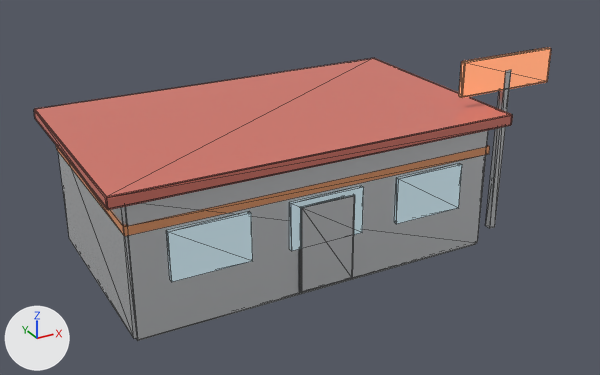
Before and after pictures for a commit that changed the glTF model public/models/diner.glb.
The view is the same before and after, from a 50 mm camera at (-6.76, -13.43, 7.8) aimed at (0.45, -0.32, 1.25). Every picture has the same lights, and +X, +Y and +Z are marked at lower left. The picture after the commit comes second. Mesh edges are drawn as thin lines. Where no turn or scale is listed for an object, it has been applied to the vertices. Vertices at exactly the same position are counted once.

Objects in the first picture: 'Body', 'Door', 'Post', 'Roof', 'Sign', 'Stripe', 'Window_0', 'Window_1', 'Window_2'.
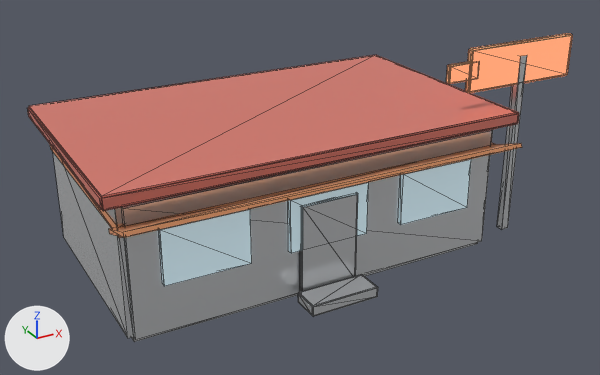
Edits to the bpy script that builds the scene:
```text
Change mat_mat_neon:
    mat_mat_neon.emission_color: (0.546, 0.196, 0.084) -> (0.663, 0.238, 0.102)  # orange #c37a52 -> orange #d5865a
Change me_body:
    remove me_body.from_pydata(...)  # 32 vertices, 60 faces; spans x -3.6..3.6, y -2.1..2.1, z -1.3..1.3
    add me_body.from_pydata(...)  # 32 vertices, 60 faces; spans x -3.7..3.7, y -2.15..2.15, z -1.27..1.27
    me_body part 1: 32 of 32 vertices moved; they spanned x -3.6..3.6, y -2.1..2.1, z -1.3..1.3 and now span x -3.7..3.7, y -2.15..2.15, z -1.27..1.27; mean shift (0.0, 0.0, 0.0)
Change me_post:
    remove me_post.from_pydata(...)  # 8 vertices, 12 faces; spans x -0.07..0.07, y -0.07..0.07, z -1.7..1.7
    add me_post.from_pydata(...)  # 8 vertices, 12 faces; spans x -0.08..0.08, y -0.08..0.08, z -1.85..1.85
    me_post part 2: the whole mesh is scaled about its middle by (1.14, 1.14, 1.09)
Change me_roof:
    remove me_roof.from_pydata(...)  # 32 vertices, 60 faces; spans x -3.9..3.9, y -2.35..2.35, z -0.11..0.11
    add me_roof.from_pydata(...)  # 32 vertices, 60 faces; spans x -4.0..4.0, y -2.43..2.43, z -0.12..0.12
    me_roof part 3: the whole mesh is multiplied about its middle by the matrix ((1.024, 0.0, 0.0), (0.0, 1.029, 0.0), (0.0, 0.0, 1.03))
Change me_sign:
    remove me_sign.from_pydata(...)  # 32 vertices, 60 faces; spans x -1.1..1.1, y -0.06..0.06, z -0.35..0.35
    add me_sign.from_pydata(...)  # 32 vertices, 60 faces; spans x -1.27..1.27, y -0.07..0.07, z -0.43..0.43
    me_sign part 4: the whole mesh is scaled about its middle by (1.15, 1.07, 1.2)
Change me_stripe:
    remove me_stripe.from_pydata(...)  # 8 vertices, 12 faces; spans x -3.61..3.61, y -2.11..2.11, z -0.08..0.08
    add me_stripe.from_pydata(...)  # 8 vertices, 12 faces; spans x -3.71..3.71, y -2.16..2.16, z -0.09..0.09
    me_stripe part 5: the whole mesh is scaled about its middle by (1.03, 1.02, 1.13)
Change me_window_0:
    remove me_window_0.from_pydata(...)  # 8 vertices, 12 faces; spans x -0.725..0.725, y -0.04..0.04, z -0.45..0.45
    add me_window_0.from_pydata(...)  # 8 vertices, 12 faces; spans x -0.775..0.775, y -0.05..0.05, z -0.5..0.5
    me_window_0 part 6: the whole mesh is scaled about its middle by (1.07, 1.25, 1.11)
Change me_window_1:
    remove me_window_1.from_pydata(...)  # 8 vertices, 12 faces; spans x -0.725..0.725, y -0.04..0.04, z -0.45..0.45
    add me_window_1.from_pydata(...)  # 8 vertices, 12 faces; spans x -0.775..0.775, y -0.05..0.05, z -0.5..0.5
    me_window_1 part 7: the whole mesh is scaled about its middle by (1.07, 1.25, 1.11)
Change me_window_2:
    remove me_window_2.from_pydata(...)  # 8 vertices, 12 faces; spans x -0.725..0.725, y -0.04..0.04, z -0.45..0.45
    add me_window_2.from_pydata(...)  # 8 vertices, 12 faces; spans x -0.775..0.775, y -0.05..0.05, z -0.5..0.5
    me_window_2 part 8: the whole mesh is scaled about its middle by (1.07, 1.25, 1.11)
Add me_awning:
    me_awning.from_pydata([(3.8, 0.39, -0.18), (3.8, 0.41, -0.11), (3.8, -0.41, 0.11), (3.8, -0.39, 0.18), (-3.8, 0.39, -0.18), (-3.8, 0.41, -0.11), (-3.8, -0.41, 0.11), (-3.8, -0.39, 0.18)], [], [(0, 1, 3), (0, 3, 2), (2, 3, 7), (2, 7, 6), (6, 7, 5), (6, 5, 4), (4, 5, 1), (4, 1, 0), (2, 6, 4), (2, 4, 0), (7, 3, 1), (7, 1, 5)])
    me_awning.materials.append(mat_mat_stripe)  # orange #e59969
Change ob_body:
    ob_body.location: (0.0, 0.0, 1.3) -> (0.0, 0.0, 1.28)
Change ob_door:
    ob_door.location: (0.0, -2.14, 0.95) -> (0.0, -2.2, 0.98)
Change ob_post:
    ob_post.location: (4.35, -1.55, 1.7) -> (4.55, -1.7, 1.85)
Change ob_roof:
    ob_roof.location: (0.0, 0.0, 2.68) -> (0.0, 0.0, 2.72)
Change ob_sign:
    ob_sign.location: (4.35, -1.55, 3.35) -> (4.55, -1.7, 3.55)
Change ob_stripe:
    ob_stripe.location: (0.0, 0.0, 2.05) -> (0.0, 0.0, 2.08)
Change ob_window_0:
    ob_window_0.location: (2.2, -2.12, 1.45) -> (2.3, -2.18, 1.5)
Change ob_window_1:
    ob_window_1.location: (0.0, -2.12, 1.45) -> (0.0, -2.18, 1.5)
Change ob_window_2:
    ob_window_2.location: (-2.2, -2.12, 1.45) -> (-2.3, -2.18, 1.5)
Add ob_steps:
    ob_steps = bpy.data.objects.new('Steps', me_steps)  # 32 vertices, 60 faces; spans x -0.675..0.675, y -0.275..0.275, z -0.11..0.11; in mat_mat_chrome (white #eaecef)
    ob_steps.location = (0.0, -2.55, 0.12)
Add ob_awning:
    ob_awning = bpy.data.objects.new('Awning', me_awning)
    ob_awning.location = (0.0, -2.35, 2.18)
Add ob_arrow:
    ob_arrow = bpy.data.objects.new('Arrow', me_arrow)  # 32 vertices, 60 faces; spans x -0.35..0.35, y -0.06..0.06, z -0.175..0.175; in mat_mat_neon (orange #ef9976, glowing orange #d5865a)
    ob_arrow.location = (3.15, -1.7, 3.55)
```

Pixel boxes [x1, y1, x2, y2] of what changed, in the pictures (600 x 375 px):
'Roof', reshaped, moved: before [34, 58, 513, 210]; after [27, 55, 519, 211]
'Body', reshaped, moved: before [58, 130, 488, 341]; after [53, 129, 493, 342]
'Window_2', moved, rescaled (8% wider, 10% taller): before [167, 212, 253, 282]; after [159, 209, 252, 286]
'Sign', recoloured, mesh rescaled, moved (17% wider, 17% taller): before [459, 47, 551, 98]; after [465, 33, 573, 93]
'Door', moved: before [299, 195, 355, 293]; after [300, 194, 358, 292]
'Stripe', rescaled: before [56, 145, 490, 236]; after [50, 143, 496, 238]
'Awning', added: after [109, 143, 522, 238]
'Window_0', moved, rescaled (9% wider, 10% taller): before [395, 164, 462, 224]; after [398, 159, 471, 225]
'Post', moved, rescaled (15% wider, 10% taller): before [485, 70, 511, 228]; after [497, 55, 527, 229]
'Steps', added: after [298, 274, 378, 316]
'Window_1', moved, rescaled (8% wider, 8% taller): before [290, 186, 364, 251]; after [289, 183, 369, 253]
'Arrow', added (orange): after [446, 62, 472, 84]
